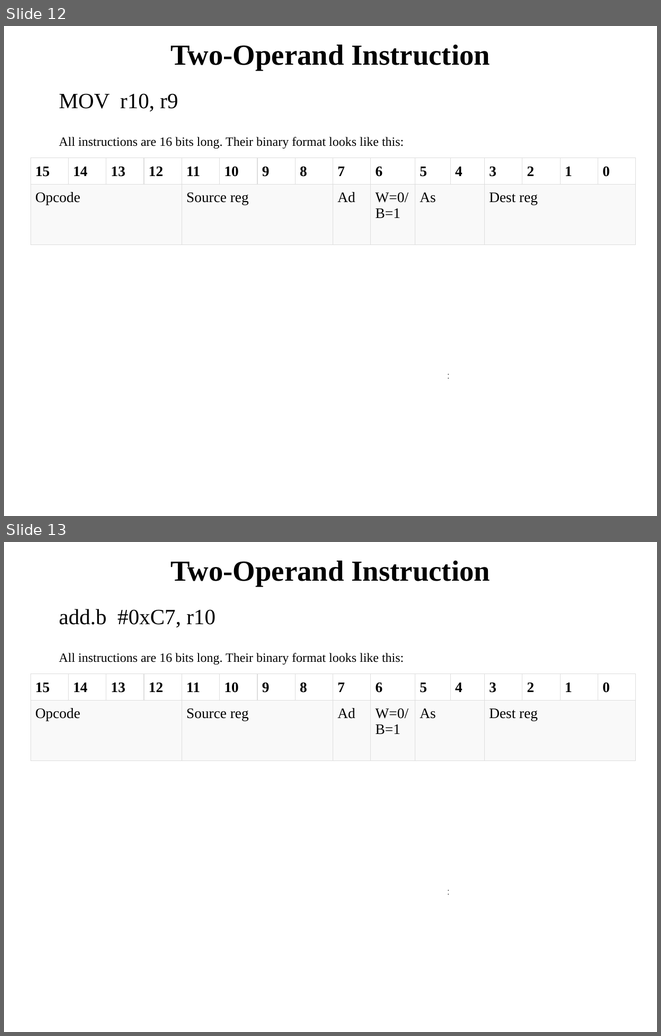
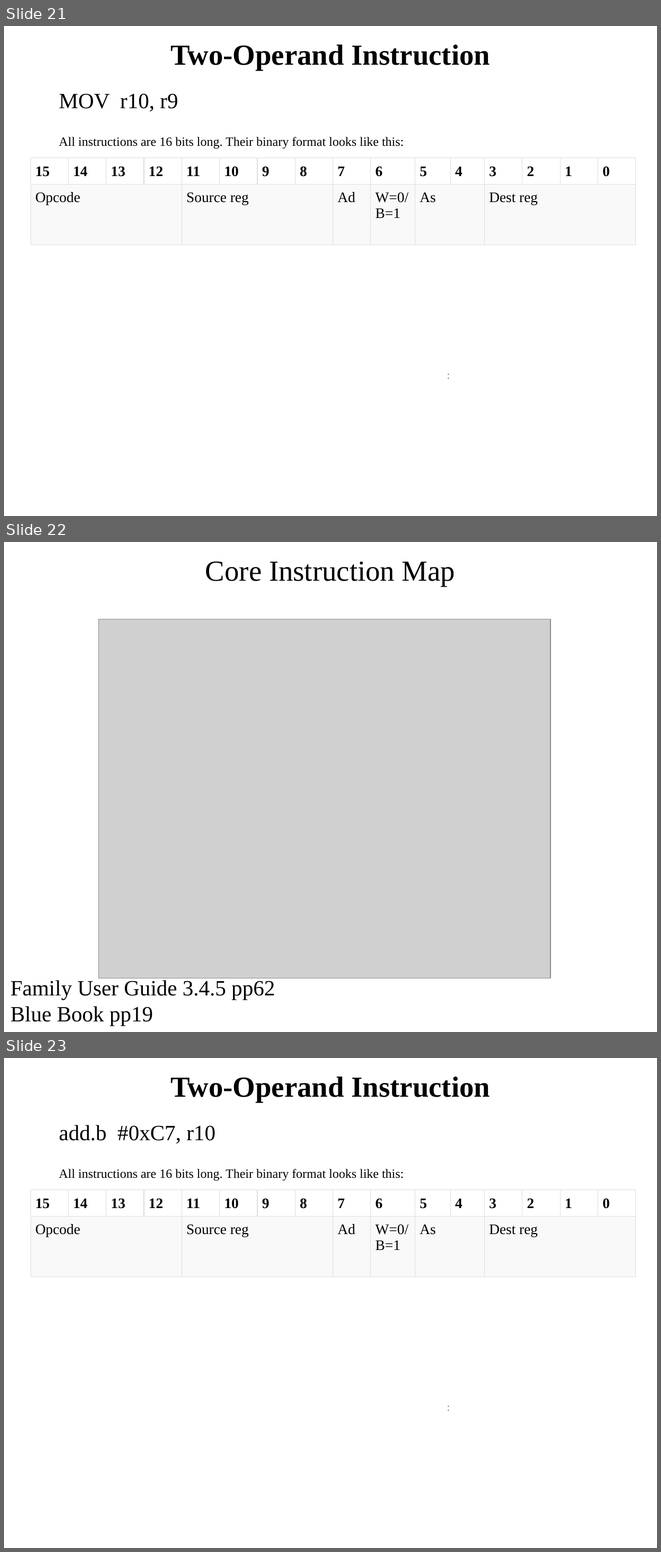
Before and after one commit to pw4rn3r/ECE382, a slide deck: notes/L3/Lsn3.pptx. Shown one above the other, each under a label of ours: slides 12 and 13 before the commit, slides 21, 22 and 23 after it. The pictures are 661x1036 and 661x1552 pixels, drawn with LibreOffice and Linux fonts; fonts in the diff are those of the drawing; grey boxes stand for pictures. Boxes give left, top, right and bottom in pixels: in the first picture for what was removed or moved away, otherwise in the second. Text is boxed around its words. In the diff, an @@ line names an element or a change of style, - is before the commit and + after.

```diff
--- a/notes/L3/Lsn3.pptx
+++ b/notes/L3/Lsn3.pptx
@@ slide 22 added at bbox=[4, 542, 657, 1032], background #FFFFFF @@
@@ title added at bbox=[205, 561, 455, 586], 32 pt, text #000000 @@
+Core Instruction Map
@@ picture added at bbox=[99, 619, 550, 978] @@
@@ text added at bbox=[10, 980, 275, 1025], 24 pt, text #000000 @@
+Family User Guide 3.4.5 pp62
+Blue Book pp19
@@ what was slide 12 is now slide 21 @@
@@ what was slide 13 is now slide 23 @@
```
Also in this commit, not shown: 2 slides changed, 3 other slides added.
